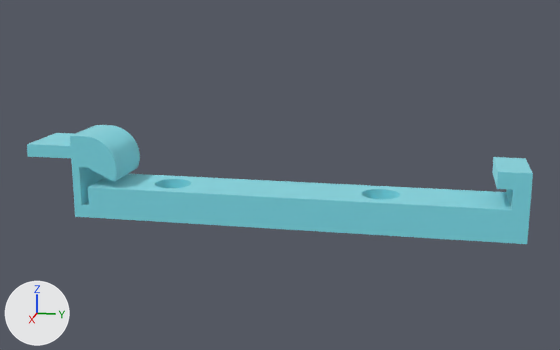
The glTF model MTBCanHolder/12ozCanHolder.glb: old version first, new version second.
Both versions are drawn from a 50 mm lens placed at (242.7, 106.9, 72.7), pointed at (9.9, 60.3, 14.5). The lights are fixed; the arrows at lower left show +X, +Y and +Z. Where no turn or scale is listed for an object, it has been applied to the vertices.

The older version as bpy lines, for what is in view:
```python
me_mesh_0 = bpy.data.meshes.new('Mesh_0')
me_mesh_0.from_pydata(...)  # 900 vertices, 1804 faces; spans x 0.0..20.0, y -20.0..135.0, z 0.0..27.0
me_mesh_0.materials.append(mat_material_0)  # cyan #afeef5
# before: 44 (0.0, 126.0, 16.0) at pixel (492, 172), 45 (0.0, 126.0, 21.0) at pixel (493, 156), 47 (0.0, 130.0, 16.0), 49 (0.0, 135.0, 21.0) at pixel (525, 158), 894 (20.0, 126.0, 16.0) at pixel (496, 188)
# before: 895 (20.0, 126.0, 21.0) at pixel (498, 171), 897 (20.0, 130.0, 16.0) at pixel (513, 189), 899 (20.0, 135.0, 21.0) at pixel (532, 173)
ob_mesh_0 = bpy.data.objects.new('Mesh_0', me_mesh_0)
ob_mesh_0.location = (0.0, 0.0, 0.0)
```
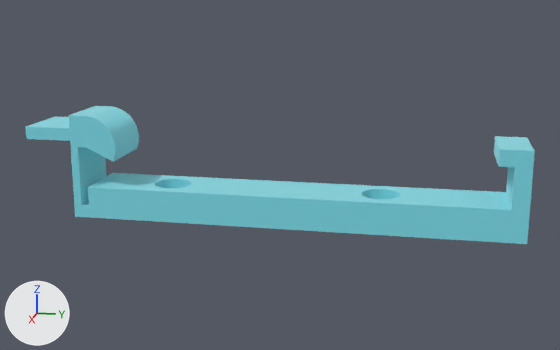
Pixel boxes (x1, y1, x2, y2) of what changed, in the pictures (560 x 350 px; the box of a moved part takes in the faces that stretch with it):
'Mesh_0', reshaped (16% taller): before (27, 125, 533, 244); after (26, 106, 535, 244)
part 1 of me_mesh_0, moved or reshaped: before (27, 125, 140, 216); after (26, 106, 139, 216)
part 2 of me_mesh_0, moved or reshaped: before (492, 157, 533, 243); after (494, 136, 535, 243)

What changed in the scene script:
```text
Change me_mesh_0:
    where me_mesh_0.from_pydata(...)  # 900 vertices, 1804 faces; spans x 0.0..20.0, y -20.0..135.0, z 0.0..27.0
    used by ob_mesh_0; location = (0.0, 0.0, 0.0)
    me_mesh_0 part 1: all 80 vertices in x 0.0..20.0, y -20.0..10.0, z 12.0..27.0 are moved by (0.0, 0.0, 6.0)
    me_mesh_0 part 2
    add for i in [47, 49, 897, 899]: me_mesh_0.vertices[i].co += Vector((0.0, 0.0, 6.0))
    add for i in [44, 45, 894, 895]: me_mesh_0.vertices[i].co += Vector((0.0, 0.0, 7.0))
```
